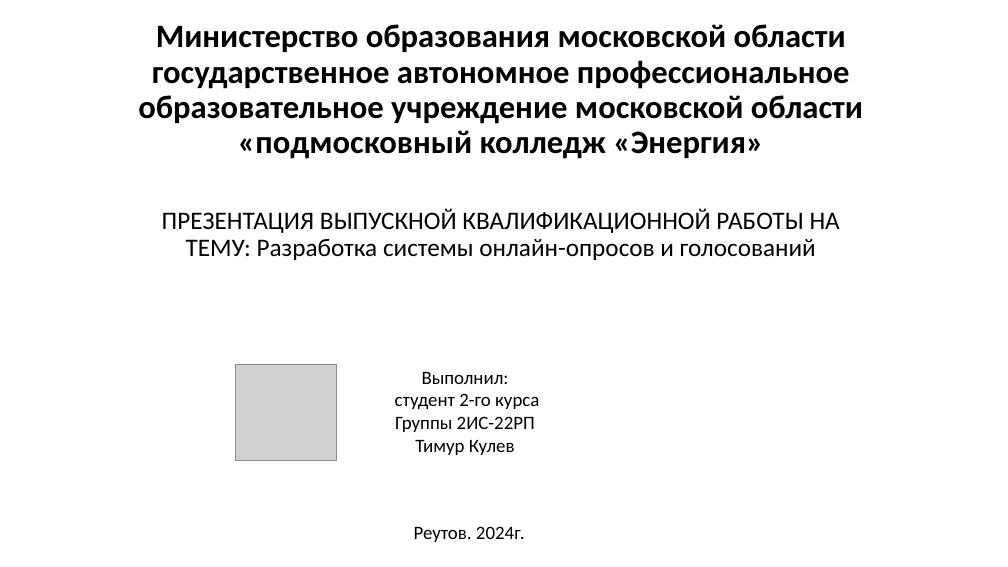
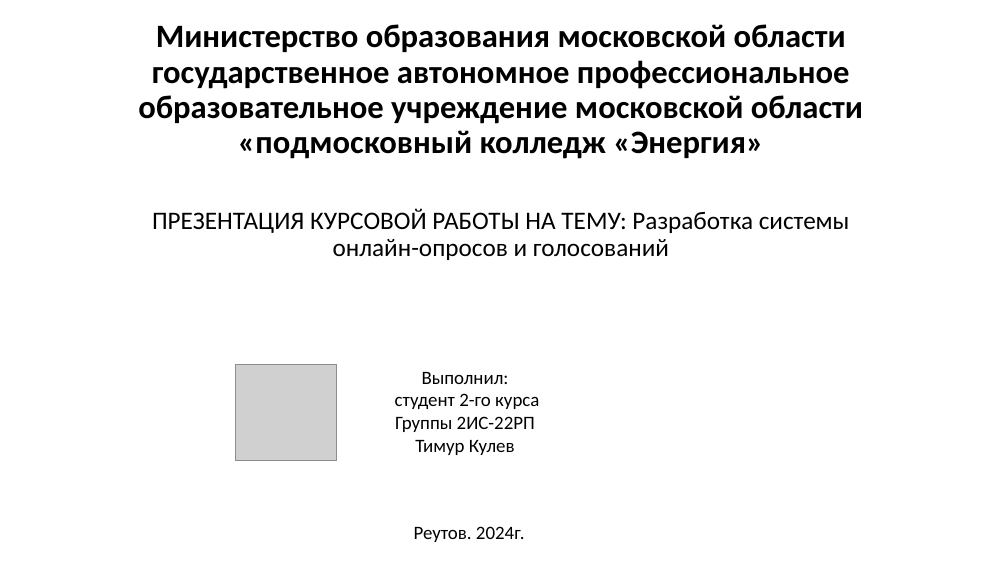
Before and after one commit to huggegg/kursa4, a slide deck: slide 1 of документы курсовой/проект.pptx. Drawn at 1008x567 pixels with LibreOffice and Linux fonts; fonts in the diff are those of the drawing; grey boxes stand for pictures. Boxes give left, top, right and bottom in pixels: in the first picture for what was removed or moved away, otherwise in the second. Text is boxed around its words. In the diff, an @@ line names an element or a change of style, - is before the commit and + after.

```diff
--- a/документы курсовой/проект.pptx
+++ b/документы курсовой/проект.pptx
@@ subtitle at (152, 208, 850, 260): text changed @@
-ПРЕЗЕНТАЦИЯ ВЫПУСКНОЙ КВАЛИФИКАЦИОННОЙ РАБОТЫ НА ТЕМУ: Разработка системы онлайн-опросов и голосований
+ПРЕЗЕНТАЦИЯ КУРСОВОЙ РАБОТЫ НА ТЕМУ: Разработка системы онлайн-опросов и голосований
```
Also in this commit, not shown: 4 other slides changed, 3 slides added, 1 other file.
